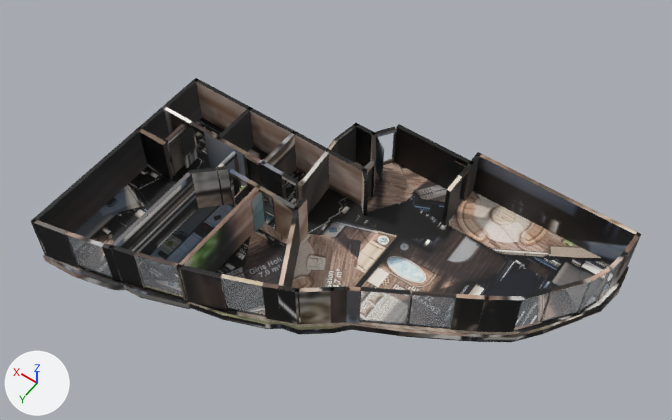
The glTF model _bake/glb/kent-19/model.glb as it was, and as the next commit left it.
The view is the same before and after, from a camera (50 mm lens) standing at (-12.6, 17.6, 31.0) and looking at (0.6, -1.0, 1.9). The axes (+X, +Y, +Z) are drawn at lower left. The lights are the same throughout. The older version comes first. Where no turn or scale is listed for an object, it has been applied to the vertices. Vertices at exactly the same position are counted once.
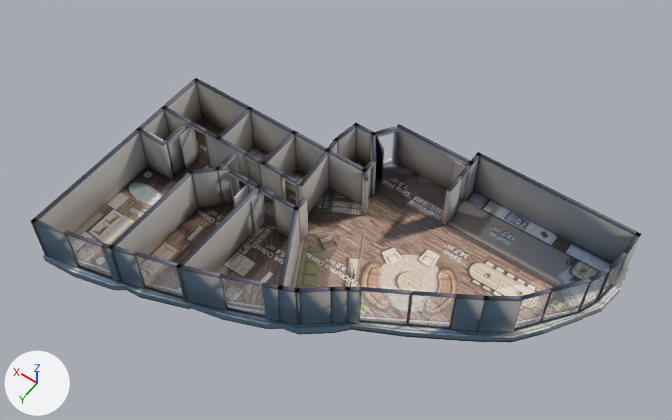
Pixel boxes [x1, y1, x2, y2] of what changed, in the pictures (672 x 420 px):
'Mesh_0', surface changed (black to grey): [31, 78, 641, 342] in both
part 1 of me_mesh_0, reshaped (mostly hidden afterwards): before [43, 82, 629, 336]; after [247, 159, 376, 204]
part 2 of me_mesh_0, surface changed (black to grey): [31, 78, 641, 342] in both

The change, as a diff of the scene's bpy script:
```diff
--- a/_bake/glb/kent-19/model.glb.py
+++ b/_bake/glb/kent-19/model.glb.py
@@ mat_baked @@
 n3 = _N.new('ShaderNodeMapping'); n3.name = 'Mapping'
-n3.inputs[1].default_value = (0.00119, -14.42, 0.0)  # 'Location'
-n3.inputs[3].default_value = (15.97, 15.38, 1.0)  # 'Scale'
+n3.inputs[1].default_value = (0.00121, -14.96, 0.0)  # 'Location'
+n3.inputs[3].default_value = (15.96, 15.96, 1.0)  # 'Scale'
 n4 = _N.new('ShaderNodeUVMap'); n4.name = 'UV Map'
@@ me_mesh_0 @@
 # used by ob_mesh_0; location = (-9.98, 6.67, -0.36)
-me_mesh_0.from_pydata(...)  # 3893 vertices, 7202 faces; spans x 0.0..19.8, y -13.3..0.0, z 0.0..2.6
+me_mesh_0.from_pydata(...)  # 3068 vertices, 5552 faces; spans x 0.0..19.8, y -13.3..0.0, z 0.0..2.6
+# me_mesh_0 part 1: 16 vertices moved within x 10.4..16.8, y -10.4..-6.5, z 0.0..0.4; 825 vertices removed from x 0.8..19.8, y -12.8..-0.8, z 0.0..0.4
+# me_mesh_0 part 2: 3930 kept faces spanning x 0.0..19.8, y -13.3..0.0, z 0.0..2.6 get new texture (UV) coordinates
 me_mesh_0.materials.append(mat_baked)
```
